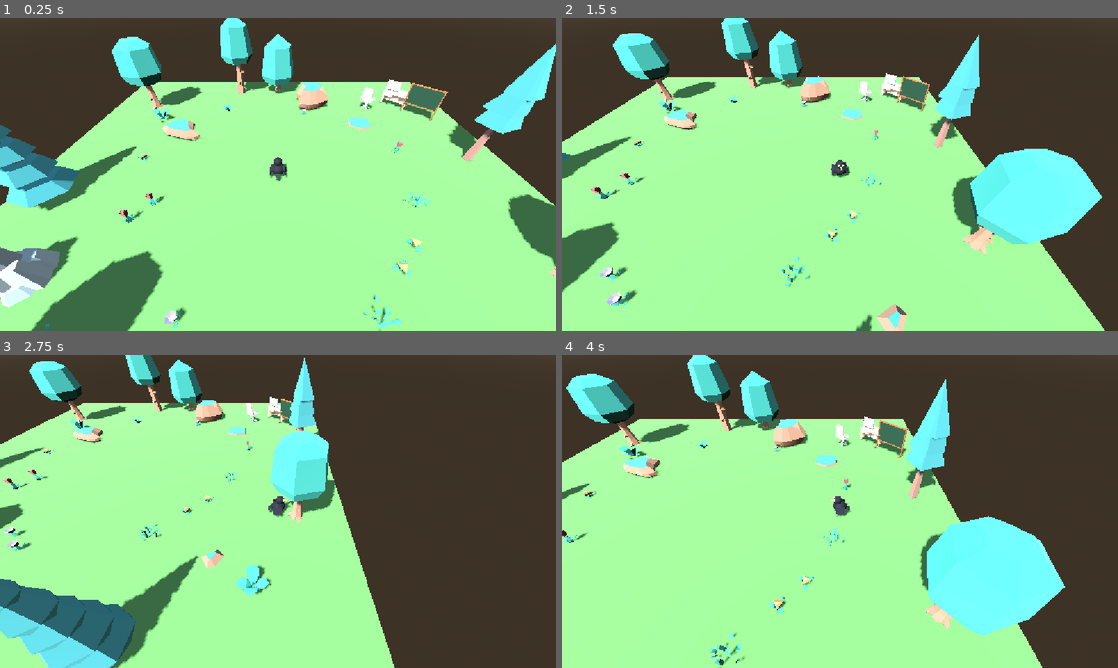
Above: before the commit, frames 1-4 (two rows, left to right).
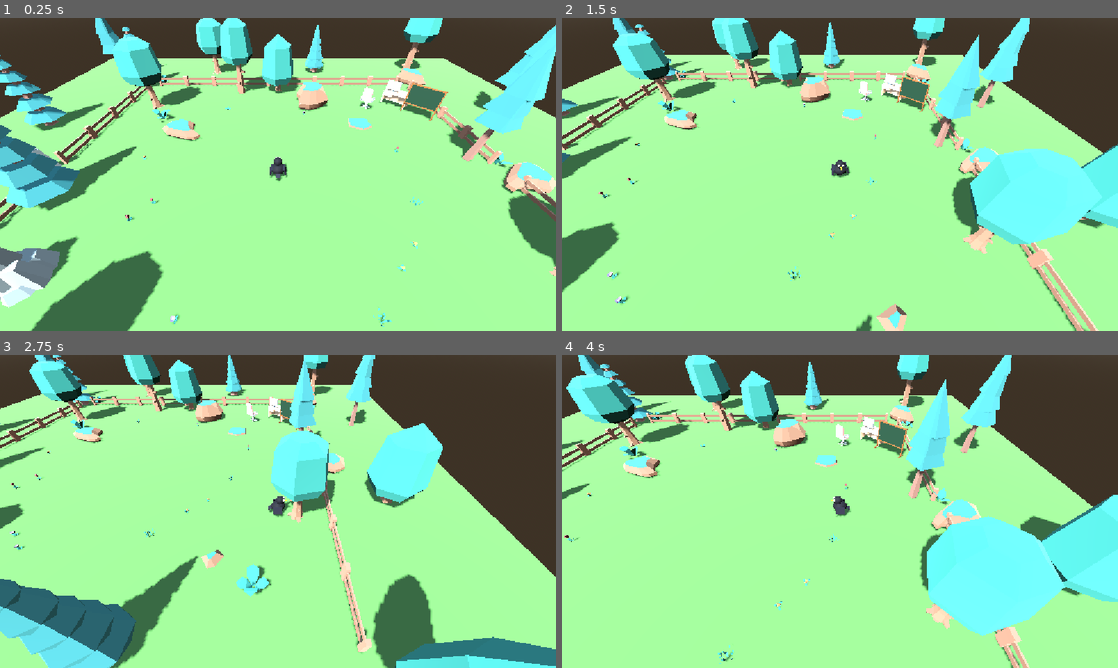
Above: after the commit, the same moments.

Repository: MatheusPatricioo/capivara-ia
Game: Godot game, scene res://scenes/world.tscn
Same seed, same stepped clock (60 frames per second), same inputs: the game is played once before the commit and once after it.
Inputs:
- Up to frame 1 (0.25 s): no input
- Up to frame 2 (1.5 s): tap Enter at 0.5 s; hold D (move_right) 0.53-1.28 s; hold S (move_backward) from 1.28 s (still down)
- Up to frame 3 (2.75 s): release S (move_backward) at 2.03 s; hold D (move_right) from 2.03 s (still down)
- Up to frame 4 (4 s): release D (move_right) at 2.78 s; hold W (move_forward) 2.78-3.53 s; hold A (move_left) from 3.53 s (still down)

The runs differ from the first frame. In frame 1, 16% of the frame differs, in the area x 0-100%, y 0-100%; in frame 2, 17%; in frame 3, 28%; in frame 4, 21%.

Commit message:
feat: add natural map boundary and scale down small plants

Diff:
--- /dev/null
+++ b/world/scenes/boundary.tscn
@@ -0,0 +1,196 @@
+[gd_scene format=3]
+
+[ext_resource type="Script" path="res://scripts/props/fence_line.gd" id="1_fence_line"]
+[ext_resource type="PackedScene" path="res://assets/nature/Models/GLTF format/fence_simple.glb" id="2_fence_simple"]
+[ext_resource type="PackedScene" path="res://assets/nature/Models/GLTF format/fence_simpleLow.glb" id="3_fence_simple_low"]
+[ext_resource type="PackedScene" path="res://assets/nature/Models/GLTF format/plant_bushLarge.glb" id="10_plant_bush_large"]
+[ext_resource type="PackedScene" path="res://assets/nature/Models/GLTF format/plant_bushLargeTriangle.glb" id="11_plant_bush_large_triangle"]
+[ext_resource type="PackedScene" path="res://assets/nature/Models/GLTF format/plant_bushDetailed.glb" id="12_plant_bush_detailed"]
+[ext_resource type="PackedScene" path="res://assets/nature/Models/GLTF format/plant_bushTriangle.glb" id="13_plant_bush_triangle"]
+[ext_resource type="PackedScene" path="res://assets/nature/Models/GLTF format/rock_largeA.glb" id="20_rock_large_a"]
+[ext_resource type="PackedScene" path="res://assets/nature/Models/GLTF format/rock_largeB.glb" id="21_rock_large_b"]
+[ext_resource type="PackedScene" path="res://assets/nature/Models/GLTF format/rock_tallA.glb" id="22_rock_tall_a"]
+[ext_resource type="PackedScene" path="res://assets/nature/Models/GLTF format/rock_smallC.glb" id="23_rock_small_c"]
+[ext_resource type="PackedScene" path="res://assets/nature/Models/GLTF format/stone_tallD.glb" id="24_stone_tall_d"]
+[ext_resource type="PackedScene" path="res://assets/nature/Models/GLTF format/stone_smallF.glb" id="25_stone_small_f"]
+[ext_resource type="PackedScene" path="res://assets/nature/Models/GLTF format/tree_pineRoundB.glb" id="30_tree_pine_round_b"]
+[ext_resource type="PackedScene" path="res://assets/nature/Models/GLTF format/tree_cone.glb" id="31_tree_cone"]
+[ext_resource type="PackedScene" path="res://assets/nature/Models/GLTF format/tree_pineTallA.glb" id="32_tree_pine_tall_a"]
+[ext_resource type="PackedScene" path="res://assets/nature/Models/GLTF format/tree_oak.glb" id="33_tree_oak"]
+[ext_resource type="PackedScene" path="res://assets/nature/Models/GLTF format/tree_pineRoundD.glb" id="34_tree_pine_round_d"]
+[ext_resource type="PackedScene" path="res://assets/nature/Models/GLTF format/tree_default.glb" id="35_tree_default"]
+[ext_resource type="PackedScene" path="res://assets/nature/Models/GLTF format/tree_pineTallC.glb" id="36_tree_pine_tall_c"]
+[ext_resource type="PackedScene" path="res://assets/nature/Models/GLTF format/tree_fat.glb" id="37_tree_fat"]
+[ext_resource type="PackedScene" path="res://assets/nature/Models/GLTF format/tree_detailed.glb" id="38_tree_detailed"]
+[ext_resource type="PackedScene" path="res://assets/nature/Models/GLTF format/tree_pineSmallA.glb" id="39_tree_pine_small_a"]
+
+[sub_resource type="BoxShape3D" id="BoxShape3D_wall_along_x"]
+size = Vector3(20, 2, 1)
+
+[sub_resource type="BoxShape3D" id="BoxShape3D_wall_along_z"]
+size = Vector3(1, 2, 20)
+
+[node name="Boundary" type="Node3D"]
+
+[node name="Walls" type="Node3D" parent="."]
+
+[node name="WallNorth" type="StaticBody3D" parent="Walls"]
+transform = Transform3D(1, 0, 0, 0, 1, 0, 0, 0, 1, 0, 1, -9.5)
+
+[node name="WallNorthCollision" type="CollisionShape3D" parent="Walls/WallNorth"]
+shape = SubResource("BoxShape3D_wall_along_x")
+
+[node name="WallSouth" type="StaticBody3D" parent="Walls"]
+transform = Transform3D(1, 0, 0, 0, 1, 0, 0, 0, 1, 0, 1, 9.5)
+
+[node name="WallSouthCollision" type="CollisionShape3D" parent="Walls/WallSouth"]
+shape = SubResource("BoxShape3D_wall_along_x")
+
+[node name="WallEast" type="StaticBody3D" parent="Walls"]
+transform = Transform3D(1, 0, 0, 0, 1, 0, 0, 0, 1, 9.5, 1, 0)
+
+[node name="WallEastCollision" type="CollisionShape3D" parent="Walls/WallEast"]
+shape = SubResource("BoxShape3D_wall_along_z")
+
+[node name="WallWest" type="StaticBody3D" parent="Walls"]
+transform = Transform3D(1, 0, 0, 0, 1, 0, 0, 0, 1, -9.5, 1, 0)
+
+[node name="WallWestCollision" type="CollisionShape3D" parent="Walls/WallWest"]
+shape = SubResource("BoxShape3D_wall_along_z")
+
+[node name="Fences" type="Node3D" parent="."]
+
+[node name="FenceNorthWest" type="Node3D" parent="Fences"]
+transform = Transform3D(1, 0, 0, 0, 1, 0, 0, 0, 1, -4.65, 0, -9.3)
+script = ExtResource("1_fence_line")
+piece_model = ExtResource("2_fence_simple")
+length = 7.3
+
+[node name="FenceNorthEast" type="Node3D" parent="Fences"]
+transform = Transform3D(1, 0, 0, 0, 1, 0, 0, 0, 1, 4.65, 0, -9.3)
+script = ExtResource("1_fence_line")
+piece_model = ExtResource("2_fence_simple")
+length = 7.3
+
+[node name="FenceEastNorth" type="Node3D" parent="Fences"]
+transform = Transform3D(0, 0, -1, 0, 1, 0, 1, 0, 0, 9.3, 0, -4.65)
+script = ExtResource("1_fence_line")
+piece_model = ExtResource("2_fence_simple")
+length = 7.3
+
+[node name="FenceEastSouth" type="Node3D" parent="Fences"]
+transform = Transform3D(0, 0, -1, 0, 1, 0, 1, 0, 0, 9.3, 0, 4.65)
+script = ExtResource("1_fence_line")
+piece_model = ExtResource("2_fence_simple")
+length = 7.3
+
+[node name="FenceSouthWest" type="Node3D" parent="Fences"]
+transform = Transform3D(1, 0, 0, 0, 1, 0, 0, 0, 1, -4.65, 0, 9.3)
+script = ExtResource("1_fence_line")
+piece_model = ExtResource("3_fence_simple_low")
+length = 7.3
+
+[node name="FenceSouthEast" type="Node3D" parent="Fences"]
+transform = Transform3D(1, 0, 0, 0, 1, 0, 0, 0, 1, 4.65, 0, 9.3)
+script = ExtResource("1_fence_line")
+piece_model = ExtResource("3_fence_simple_low")
+length = 7.3
+
+[node name="FenceWestNorth" type="Node3D" parent="Fences"]
+transform = Transform3D(0, 0, -1, 0, 1, 0, 1, 0, 0, -9.3, 0, -4.65)
+script = ExtResource("1_fence_line")
+piece_model = ExtResource("2_fence_simple")
+length = 7.3
+
+[node name="FenceWestSouth" type="Node3D" parent="Fences"]
+transform = Transform3D(0, 0, -1, 0, 1, 0, 1, 0, 0, -9.3, 0, 4.65)
+script = ExtResource("1_fence_line")
+piece_model = ExtResource("2_fence_simple")
+length = 7.3
+
+[node name="Corners" type="Node3D" parent="."]
+
+[node name="PineNorthWest" parent="Corners" instance=ExtResource("30_tree_pine_round_b")]
+transform = Transform3D(3, 0, 0, 0, 3, 0, 0, 0, 3, -9.6, 0, -9.6)
+
+[node name="BushNorthWest" parent="Corners" instance=ExtResource("10_plant_bush_large")]
+transform = Transform3D(0, 0, -2, 0, 2, 0, 2, 0, 0, -8.6, 0, -9.9)
+
+[node name="RockNorthEast" parent="Corners" instance=ExtResource("21_rock_large_b")]
+transform = Transform3D(2, 0, 0, 0, 2, 0, 0, 0, 2, 9.8, 0, -9.8)
+
+[node name="BushNorthEast" parent="Corners" instance=ExtResource("11_plant_bush_large_triangle")]
+transform = Transform3D(2, 0, 0, 0, 2, 0, 0, 0, 2, 10, 0, -8.7)
+
+[node name="ConeTreeSouthEast" parent="Corners" instance=ExtResource("31_tree_cone")]
+transform = Transform3D(0, 0, 3, 0, 3, 0, -3, 0, 0, 9.7, 0, 9.7)
+
+[node name="BushSouthEast" parent="Corners" instance=ExtResource("12_plant_bush_detailed")]
+transform = Transform3D(2, 0, 0, 0, 2, 0, 0, 0, 2, 8.7, 0, 10)
+
+[node name="TallRockSouthWest" parent="Corners" instance=ExtResource("22_rock_tall_a")]
+transform = Transform3D(2, 0, 0, 0, 2, 0, 0, 0, 2, -9.8, 0, 9.8)
+
+[node name="BushSouthWest" parent="Corners" instance=ExtResource("10_plant_bush_large")]
+transform = Transform3D(2, 0, 0, 0, 2, 0, 0, 0, 2, -10, 0, 8.7)
+
+[node name="SideGaps" type="Node3D" parent="."]
+
+[node name="BushNorthGap" parent="SideGaps" instance=ExtResource("10_plant_bush_large")]
+transform = Transform3D(2, 0, 0, 0, 2, 0, 0, 0, 2, 0.2, 0, -9.7)
+
+[node name="RockNorthGap" parent="SideGaps" instance=ExtResource("23_rock_small_c")]
+transform = Transform3D(2, 0, 0, 0, 2, 0, 0, 0, 2, -0.7, 0, -9.5)
+
+[node name="RockEastGap" parent="SideGaps" instance=ExtResource("20_rock_large_a")]
+transform = Transform3D(0, 0, -2, 0, 2, 0, 2, 0, 0, 9.8, 0, 0.3)
+
+[node name="BushEastGap" parent="SideGaps" instance=ExtResource("13_plant_bush_triangle")]
+transform = Transform3D(2, 0, 0, 0, 2, 0, 0, 0, 2, 9.6, 0, -0.7)
+
+[node name="BushSouthGap" parent="SideGaps" instance=ExtResource("12_plant_bush_detailed")]
+transform = Transform3D(2, 0, 0, 0, 2, 0, 0, 0, 2, 0, 0, 9.7)
+
+[node name="StoneSouthGap" parent="SideGaps" instance=ExtResource("25_stone_small_f")]
+transform = Transform3D(2, 0, 0, 0, 2, 0, 0, 0, 2, 0.8, 0, 9.5)
+
+[node name="TallStoneWestGap" parent="SideGaps" instance=ExtResource("24_stone_tall_d")]
+transform = Transform3D(2, 0, 0, 0, 2, 0, 0, 0, 2, -9.8, 0, -0.3)
+
+[node name="BushWestGap" parent="SideGaps" instance=ExtResource("10_plant_bush_large")]
+transform = Transform3D(0, 0, 2, 0, 2, 0, -2, 0, 0, -9.7, 0, 0.7)
+
+[node name="OuterForest" type="Node3D" parent="."]
+
+[node name="TallPineOuterNorthWest" parent="OuterForest" instance=ExtResource("32_tree_pine_tall_a")]
+transform = Transform3D(3, 0, 0, 0, 3, 0, 0, 0, 3, -12, 0, -11)
+
+[node name="OakOuterNorth" parent="OuterForest" instance=ExtResource("33_tree_oak")]
+transform = Transform3D(0, 0, 3, 0, 3, 0, -3, 0, 0, -5, 0, -12)
+
+[node name="PineOuterNorth" parent="OuterForest" instance=ExtResource("34_tree_pine_round_d")]
+transform = Transform3D(3, 0, 0, 0, 3, 0, 0, 0, 3, 3, 0, -12.5)
+
+[node name="DefaultOuterNorthEast" parent="OuterForest" instance=ExtResource("35_tree_default")]
+transform = Transform3D(0, 0, -3, 0, 3, 0, 3, 0, 0, 10.5, 0, -12)
+
+[node name="TallPineOuterEast" parent="OuterForest" instance=ExtResource("36_tree_pine_tall_c")]
+transform = Transform3D(3, 0, 0, 0, 3, 0, 0, 0, 3, 12.5, 0, -5)
+
+[node name="FatOuterEast" parent="OuterForest" instance=ExtResource("37_tree_fat")]
+transform = Transform3D(0, 0, 3, 0, 3, 0, -3, 0, 0, 12, 0, 3)
+
+[node name="PineOuterWest" parent="OuterForest" instance=ExtResource("30_tree_pine_round_b")]
+transform = Transform3D(3, 0, 0, 0, 3, 0, 0, 0, 3, -12.5, 0, -4)
+
+[node name="DetailedOuterWest" parent="OuterForest" instance=ExtResource("38_tree_detailed")]
+transform = Transform3D(0, 0, -3, 0, 3, 0, 3, 0, 0, -12, 0, 5)
+
+[node name="SmallPineOuterSouthWest" parent="OuterForest" instance=ExtResource("39_tree_pine_small_a")]
+transform = Transform3D(2.5, 0, 0, 0, 2.5, 0, 0, 0, 2.5, -6, 0, 11.5)
+
+[node name="SmallPineOuterSouthEast" parent="OuterForest" instance=ExtResource("39_tree_pine_small_a")]
+transform = Transform3D(0, 0, 2.5, 0, 2.5, 0, -2.5, 0, 0, 5, 0, 11.5)
+
+[node name="BushOuterSouth" parent="OuterForest" instance=ExtResource("10_plant_bush_large")]
+transform = Transform3D(2, 0, 0, 0, 2, 0, 0, 0, 2, -1, 0, 11)
--- /dev/null
+++ b/world/scenes/props/bush.tscn
@@ -0,0 +1,9 @@
+[gd_scene format=3]
+
+[ext_resource type="Script" path="res://scripts/props/prop_model.gd" id="1_prop_model"]
+[ext_resource type="PackedScene" path="res://assets/nature/Models/GLTF format/plant_bush.glb" id="2_plant_bush"]
+
+[node name="Bush" type="StaticBody3D"]
+script = ExtResource("1_prop_model")
+model = ExtResource("2_plant_bush")
+collision_from_model = true
--- a/world/scenes/world.tscn
+++ b/world/scenes/world.tscn
@@ -5,6 +5,8 @@
 [ext_resource type="PackedScene" path="res://scenes/props/rock.tscn" id="3_rock"]
 [ext_resource type="PackedScene" path="res://scenes/props/desk.tscn" id="4_desk"]
 [ext_resource type="PackedScene" path="res://scenes/props/chalkboard.tscn" id="5_chalkboard"]
+[ext_resource type="PackedScene" path="res://scenes/boundary.tscn" id="6_boundary"]
+[ext_resource type="PackedScene" path="res://scenes/props/bush.tscn" id="7_bush"]
 [ext_resource type="PackedScene" uid="uid://t61g1autgtyo" path="res://assets/nature/Models/GLTF format/tree_oak.glb" id="10_tree_oak"]
 [ext_resource type="PackedScene" uid="uid://80bofm65m2fc" path="res://assets/nature/Models/GLTF format/tree_pineRoundA.glb" id="11_tree_pine_round_a"]
 [ext_resource type="PackedScene" uid="uid://b42t4ph5t36qi" path="res://assets/nature/Models/GLTF format/tree_pineRoundC.glb" id="12_tree_pine_round_c"]
@@ -18,7 +20,6 @@
 [ext_resource type="PackedScene" uid="uid://n8ry41m2ttpv" path="res://assets/nature/Models/GLTF format/flower_redA.glb" id="30_flower_red_a"]
 [ext_resource type="PackedScene" uid="uid://l2a7obtv5a4p" path="res://assets/nature/Models/GLTF format/flower_yellowB.glb" id="31_flower_yellow_b"]
 [ext_resource type="PackedScene" uid="uid://c0f3o1ulotjcu" path="res://assets/nature/Models/GLTF format/flower_purpleC.glb" id="32_flower_purple_c"]
-[ext_resource type="PackedScene" uid="uid://cr2kvv5a0dwce" path="res://assets/nature/Models/GLTF format/plant_bush.glb" id="33_plant_bush"]
 [ext_resource type="PackedScene" uid="uid://dx7psuvg1bj8g" path="res://assets/nature/Models/GLTF format/plant_bushSmall.glb" id="34_plant_bush_small"]
 [ext_resource type="PackedScene" uid="uid://cwo6nfxvoiyun" path="res://assets/nature/Models/GLTF format/grass.glb" id="35_grass"]
 
@@ -37,10 +38,10 @@
 
 [sub_resource type="PlaneMesh" id="PlaneMesh_floor"]
 material = SubResource("StandardMaterial3D_grass")
-size = Vector2(20, 20)
+size = Vector2(32, 32)
 
 [sub_resource type="BoxShape3D" id="BoxShape3D_floor"]
-size = Vector3(20, 0.2, 20)
+size = Vector3(32, 0.2, 32)
 
 [node name="World" type="Node3D" unique_id=1778038994]
 
@@ -129,49 +130,53 @@
 [node name="Flowers" type="Node3D" parent="Nature" unique_id=871569277]
 
 [node name="RedFlowerWestA" parent="Nature/Flowers" unique_id=46581214 instance=ExtResource("30_flower_red_a")]
-transform = Transform3D(2, 0, 0, 0, 2, 0, 0, 0, 2, -4.5, 0, 1.5)
+transform = Transform3D(1, 0, 0, 0, 1, 0, 0, 0, 1, -4.5, 0, 1.5)
 
 [node name="RedFlowerWestB" parent="Nature/Flowers" unique_id=1848976285 instance=ExtResource("30_flower_red_a")]
-transform = Transform3D(0, 0, -2, 0, 2, 0, 2, 0, 0, -5, 0, 2.2)
+transform = Transform3D(0, 0, -1, 0, 1, 0, 1, 0, 0, -5, 0, 2.2)
 
 [node name="RedFlowerEast" parent="Nature/Flowers" unique_id=1663847914 instance=ExtResource("30_flower_red_a")]
-transform = Transform3D(2, 0, 0, 0, 2, 0, 0, 0, 2, 5.5, 0, -1.5)
+transform = Transform3D(1, 0, 0, 0, 1, 0, 0, 0, 1, 5.5, 0, -1.5)
 
 [node name="YellowFlowerSouthEastA" parent="Nature/Flowers" unique_id=1852272041 instance=ExtResource("31_flower_yellow_b")]
-transform = Transform3D(2, 0, 0, 0, 2, 0, 0, 0, 2, 3.5, 0, 3.8)
+transform = Transform3D(1, 0, 0, 0, 1, 0, 0, 0, 1, 3.5, 0, 3.8)
 
 [node name="YellowFlowerSouthEastB" parent="Nature/Flowers" unique_id=882968363 instance=ExtResource("31_flower_yellow_b")]
-transform = Transform3D(0, 0, 2, 0, 2, 0, -2, 0, 0, 4.2, 0, 3.1)
+transform = Transform3D(0, 0, 1, 0, 1, 0, -1, 0, 0, 4.2, 0, 3.1)
 
 [node name="YellowFlowerWest" parent="Nature/Flowers" unique_id=884729354 instance=ExtResource("31_flower_yellow_b")]
-transform = Transform3D(2, 0, 0, 0, 2, 0, 0, 0, 2, -6, 0, -1)
+transform = Transform3D(1, 0, 0, 0, 1, 0, 0, 0, 1, -6, 0, -1)
 
 [node name="PurpleFlowerSouthA" parent="Nature/Flowers" unique_id=807929873 instance=ExtResource("32_flower_purple_c")]
-transform = Transform3D(2, 0, 0, 0, 2, 0, 0, 0, 2, -2.5, 0, 5)
+transform = Transform3D(1, 0, 0, 0, 1, 0, 0, 0, 1, -2.5, 0, 5)
 
 [node name="PurpleFlowerSouthB" parent="Nature/Flowers" unique_id=783353074 instance=ExtResource("32_flower_purple_c")]
-transform = Transform3D(0, 0, -2, 0, 2, 0, 2, 0, 0, -1.8, 0, 5.6)
+transform = Transform3D(0, 0, -1, 0, 1, 0, 1, 0, 0, -1.8, 0, 5.6)
 
 [node name="PurpleFlowerNorth" parent="Nature/Flowers" unique_id=622951829 instance=ExtResource("32_flower_purple_c")]
-transform = Transform3D(2, 0, 0, 0, 2, 0, 0, 0, 2, 1.5, 0, -5)
+transform = Transform3D(1, 0, 0, 0, 1, 0, 0, 0, 1, 1.5, 0, -5)
 
-[node name="BushNorthWest" parent="Nature/Flowers" unique_id=2067411809 instance=ExtResource("33_plant_bush")]
+[node name="SmallBushNorth" parent="Nature/Flowers" unique_id=223096519 instance=ExtResource("34_plant_bush_small")]
+transform = Transform3D(1, 0, 0, 0, 1, 0, 0, 0, 1, -3, 0, -5.5)
+
+[node name="GrassSouth" parent="Nature/Flowers" unique_id=1335313841 instance=ExtResource("35_grass")]
+transform = Transform3D(1, 0, 0, 0, 1, 0, 0, 0, 1, 2.5, 0, 5)
+
+[node name="GrassSouthWest" parent="Nature/Flowers" unique_id=996206963 instance=ExtResource("35_grass")]
+transform = Transform3D(0, 0, -1, 0, 1, 0, 1, 0, 0, -5.5, 0, 5.5)
+
+[node name="GrassEast" parent="Nature/Flowers" unique_id=1708394374 instance=ExtResource("35_grass")]
+transform = Transform3D(1, 0, 0, 0, 1, 0, 0, 0, 1, 5, 0, 1.5)
+
+[node name="Bushes" type="Node3D" parent="Nature"]
+
+[node name="BushNorthWest" parent="Nature/Bushes" unique_id=2067411809 instance=ExtResource("7_bush")]
 transform = Transform3D(2.5, 0, 0, 0, 2.5, 0, 0, 0, 2.5, -6.5, 0, -4.5)
 
-[node name="BushSouthEast" parent="Nature/Flowers" unique_id=1865379186 instance=ExtResource("33_plant_bush")]
+[node name="BushSouthEast" parent="Nature/Bushes" unique_id=1865379186 instance=ExtResource("7_bush")]
 transform = Transform3D(0, 0, 2.5, 0, 2.5, 0, -2.5, 0, 0, 6.5, 0, 7)
 
-[node name="SmallBushNorth" parent="Nature/Flowers" unique_id=223096519 instance=ExtResource("34_plant_bush_small")]
-transform = Transform3D(2, 0, 0, 0, 2, 0, 0, 0, 2, -3, 0, -5.5)
-
-[node name="GrassSouth" parent="Nature/Flowers" unique_id=1335313841 instance=ExtResource("35_grass")]
-transform = Transform3D(2, 0, 0, 0, 2, 0, 0, 0, 2, 2.5, 0, 5)
-
-[node name="GrassSouthWest" parent="Nature/Flowers" unique_id=996206963 instance=ExtResource("35_grass")]
-transform = Transform3D(0, 0, -2, 0, 2, 0, 2, 0, 0, -5.5, 0, 5.5)
-
-[node name="GrassEast" parent="Nature/Flowers" unique_id=1708394374 instance=ExtResource("35_grass")]
-transform = Transform3D(2, 0, 0, 0, 2, 0, 0, 0, 2, 5, 0, 1.5)
+[node name="Boundary" parent="." instance=ExtResource("6_boundary")]
 
 [node name="Workspace" type="Node3D" parent="." unique_id=1589149773]
 transform = Transform3D(0.70710677, 0, -0.70710677, 0, 1, 0, 0.70710677, 0, 0.70710677, 6.5, 0, -6.5)
--- /dev/null
+++ b/world/scripts/props/fence_line.gd
@@ -0,0 +1,98 @@
+@tool
+class_name FenceLine
+extends Node3D
+
+## Repeats a fence model along the local X axis, centered on this node.
+## The piece length is measured from the model itself, so any fence from the kit fits
+## without hand-tuned spacing.
+
+## Fence piece (.glb) repeated along the line.
+@export var piece_model: PackedScene:
+	set(value):
+		piece_model = value
+		_rebuild()
+
+## Total length of the line in meters, rounded to a whole number of pieces.
+@export var length: float = 6.0:
+	set(value):
+		length = maxf(value, 0.0)
+		_rebuild()
+
+## Uniform scale applied to every piece.
+@export var piece_scale: float = 2.0:
+	set(value):
+		piece_scale = maxf(value, 0.01)
+		_rebuild()
+
+var _pieces: Array[Node3D] = []
+
+
+func _ready() -> void:
+	_rebuild()
+
+
+func _rebuild() -> void:
+	if not is_node_ready():
+		return
+	_clear_pieces()
+	if piece_model == null:
+		return
+	var piece_bounds: AABB = _measure_piece_bounds()
+	if piece_bounds.size.is_zero_approx():
+		return
+	var runs_along_z: bool = piece_bounds.size.z > piece_bounds.size.x
+	var piece_basis: Basis = Basis(Vector3.UP, PI / 2.0) if runs_along_z else Basis.IDENTITY
+	var piece_length: float = maxf(piece_bounds.size.x, piece_bounds.size.z) * piece_scale
+	var piece_count: int = maxi(roundi(length / piece_length), 1)
+	var center_offset: Vector3 = piece_basis * piece_bounds.get_center() * piece_scale
+	center_offset.y = 0.0
+	var first_slot_x: float = -(piece_count - 1) * piece_length / 2.0
+	for piece_index: int in piece_count:
+		var slot_position: Vector3 = Vector3(first_slot_x + piece_index * piece_length, 0.0, 0.0)
+		_add_piece(piece_basis, slot_position - center_offset)
+
+
+func _add_piece(piece_basis: Basis, piece_position: Vector3) -> void:
+	var piece: Node3D = piece_model.instantiate() as Node3D
+	if piece == null:
+		return
+	piece.basis = piece_basis
+	piece.scale = Vector3.ONE * piece_scale
+	piece.position = piece_position
+	add_child(piece)
+	_pieces.append(piece)
+
+
+func _clear_pieces() -> void:
+	for piece: Node3D in _pieces:
+		piece.queue_free()
+	_pieces.clear()
+
+
+## Bounding box of the model in its own space, at scale 1.
+func _measure_piece_bounds() -> AABB:
+	var probe: Node3D = piece_model.instantiate() as Node3D
+	if probe == null:
+		return AABB()
+	var bounds: AABB = AABB()
+	var has_bounds: bool = false
+	for mesh_node: Node in probe.find_children("*", "MeshInstance3D", true, false):
+		var mesh_instance: MeshInstance3D = mesh_node as MeshInstance3D
+		if mesh_instance.mesh == null:
+			continue
+		var mesh_bounds: AABB = _transform_relative_to(mesh_instance, probe) * mesh_instance.mesh.get_aabb()
+		bounds = bounds.merge(mesh_bounds) if has_bounds else mesh_bounds
+		has_bounds = true
+	probe.free()
+	return bounds
+
+
+## The probe is not inside the scene tree, so global_transform is unavailable:
+## walk up the parents and combine the local transforms by hand.
+func _transform_relative_to(node: Node3D, root: Node3D) -> Transform3D:
+	var relative: Transform3D = Transform3D.IDENTITY
+	var current: Node = node
+	while current != root and current is Node3D:
+		relative = (current as Node3D).transform * relative
+		current = current.get_parent()
+	return relative
Not shown, added: world/scripts/props/fence_line.gd.uid
